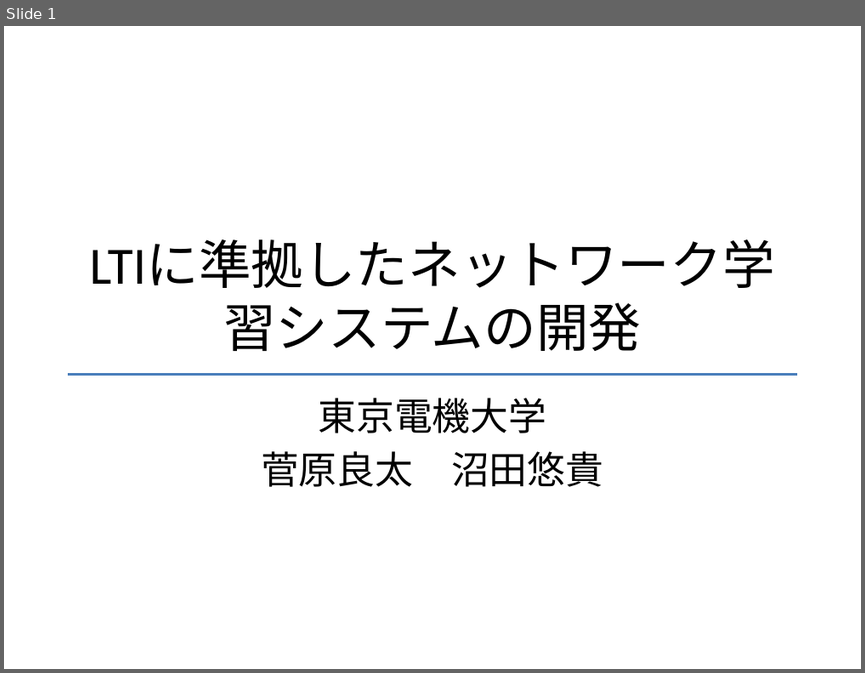
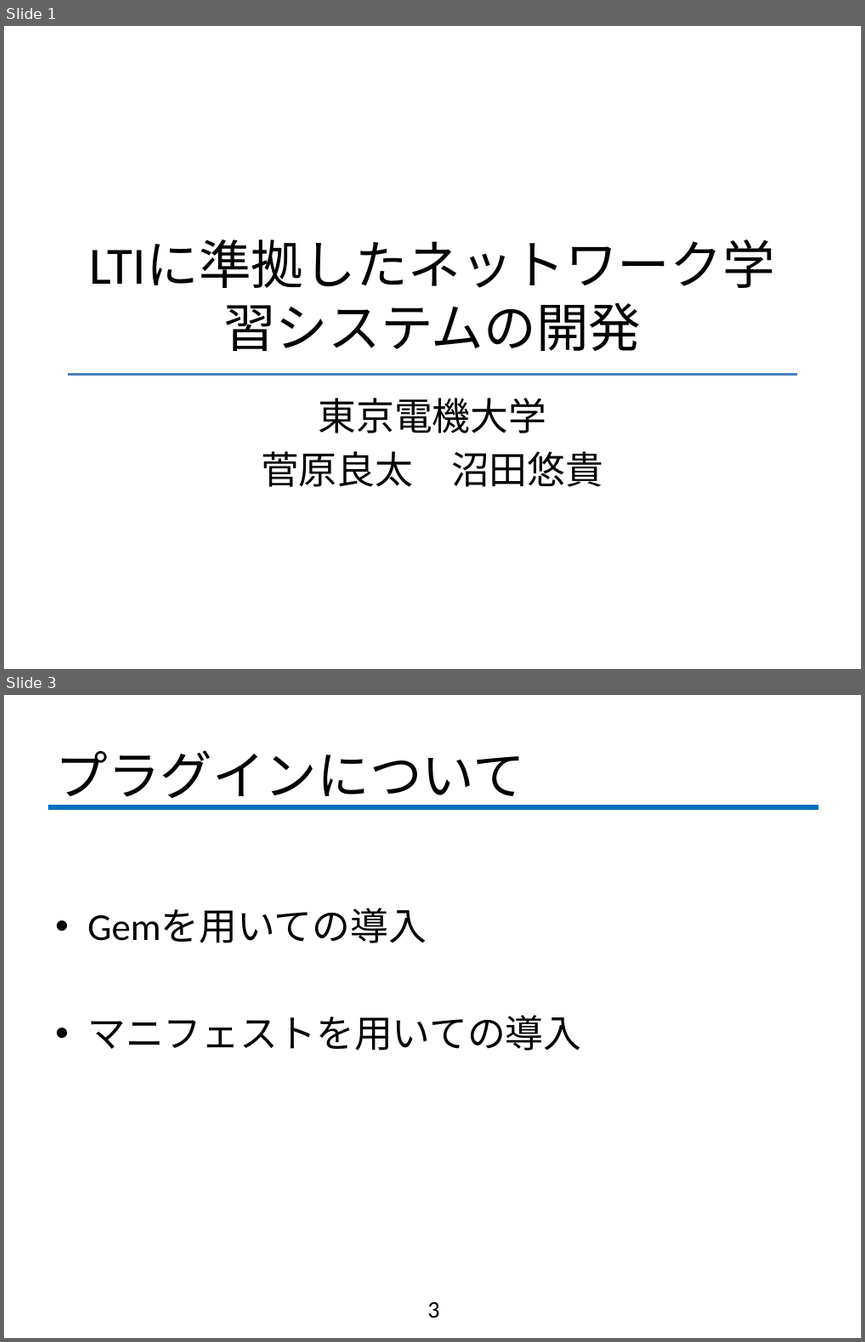
Before and after one commit to fujiLabo/fuji_simu, a slide deck: 1005進捗.pptx. Shown one above the other, each under a label of ours: slide 1 before the commit, slides 1 and 3 after it; the slides between them are not shown. The pictures are 865x673 and 865x1342 pixels, drawn with LibreOffice and Linux fonts; fonts in the diff are those of the drawing; background and template pictures are left out. Boxes give left, top, right and bottom in pixels: in the first picture for what was removed or moved away, otherwise in the second. Text is boxed around its words. In the diff, an @@ line names an element or a change of style, - is before the commit and + after.

```diff
--- a/1005進捗.pptx
+++ b/1005進捗.pptx
@@ slide 3 added at [4, 695, 861, 1338], background #FFFFFF @@
@@ title added at [55, 750, 525, 808], 44 pt, text #000000 @@
+プラグインについて
@@ line added from (47, 807) to (818, 807), #0070C0 4 pt @@
@@ text added at [87, 908, 581, 1050], 32 pt, text #000000 @@
+• Gemを用いての導入
+• マニフェストを用いての導入
@@ page number added at [427, 1302, 439, 1318], 20 pt, text #000000 @@
+3
```
Also in this commit, not shown: 7 other slides added.
